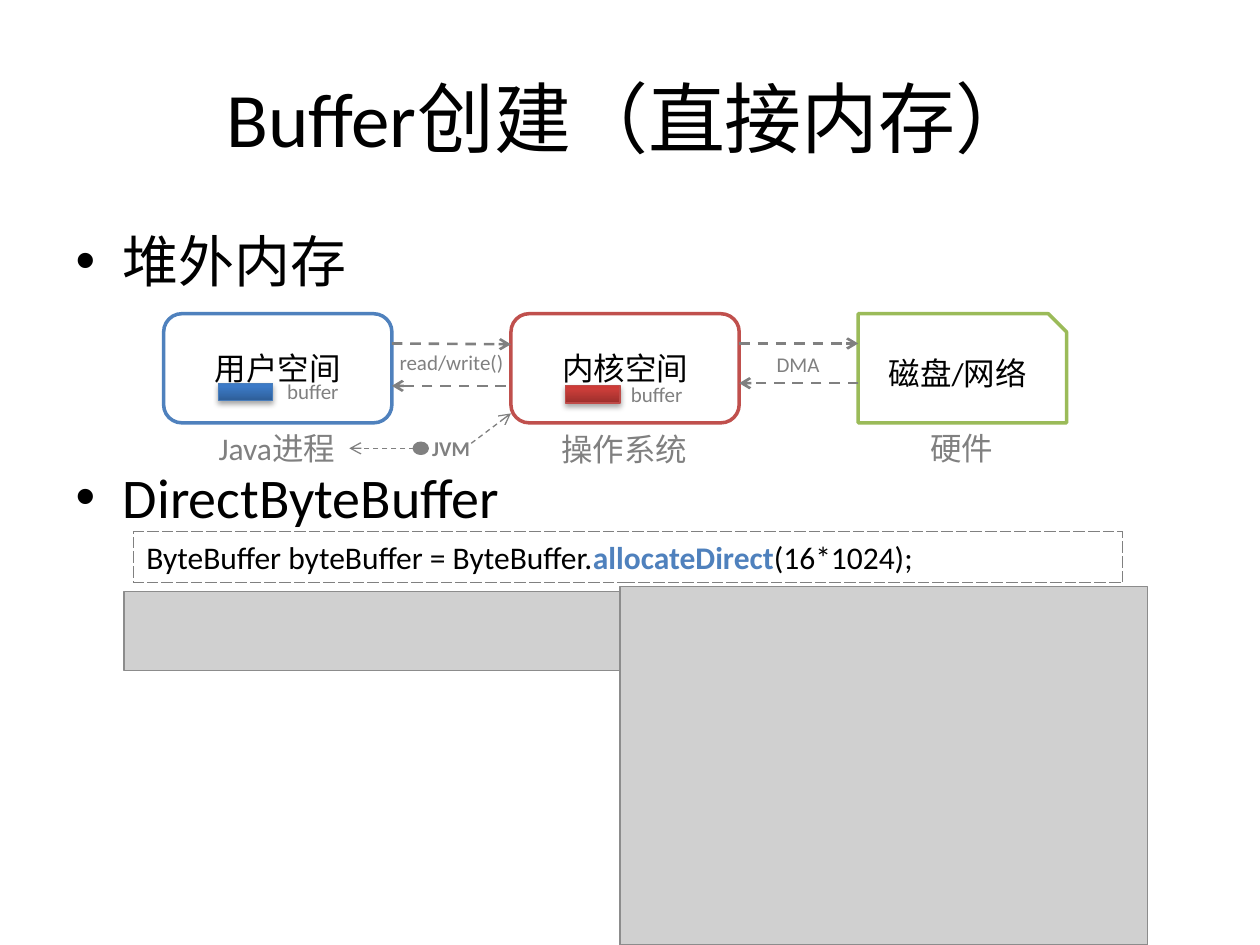
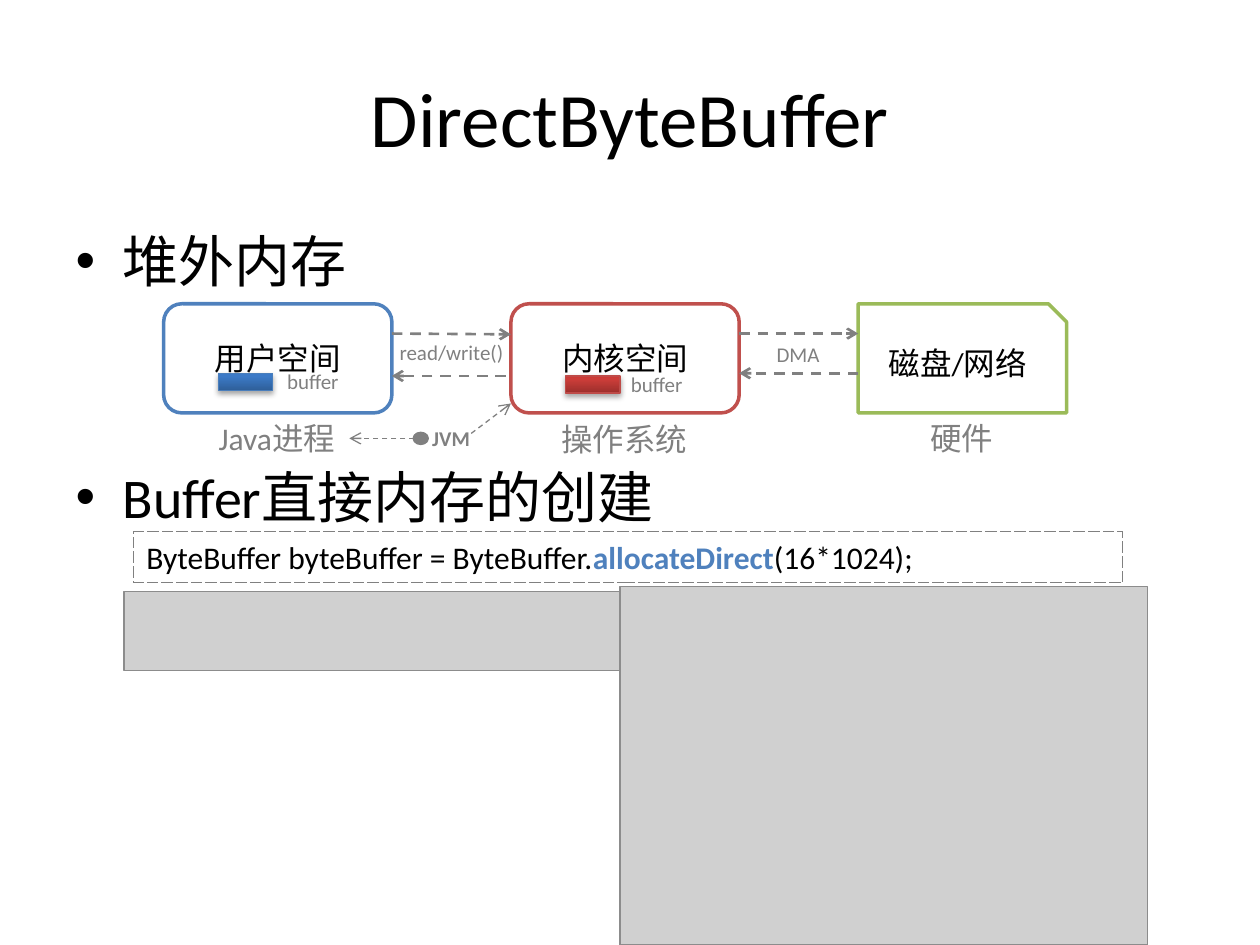
Before and after one commit to guhanjie/Knowledge-sharing, a slide deck: slide 17 of 扒一扒Java IO那些事儿.pptx. Drawn at 1260x945 pixels with LibreOffice and Linux fonts; fonts in the diff are those of the drawing; grey boxes stand for pictures. Boxes give left, top, right and bottom in pixels: in the first picture for what was removed or moved away, otherwise in the second. Text is boxed around its words. In the diff, an @@ line names an element or a change of style, - is before the commit and + after.

```diff
--- a/扒一扒Java IO那些事儿.pptx
+++ b/扒一扒Java IO那些事儿.pptx
@@ title at box(371, 93, 888, 160): text changed @@
-Buffer创建（直接内存）
+DirectByteBuffer
@@ 8 texts, 6 arrows, 2 rounded rectangles, 2 rectangles, 1 snip rect, 1 ellipse: place and size @@
-8 texts, 6 arrows, 2 rounded rectangles, 2 rectangles, 1 snip rect, 1 ellipse at box(164, 314, 1066, 464)
+8 texts, 6 arrows, 2 rounded rectangles, 2 rectangles, 1 snip rect, 1 ellipse at box(164, 304, 1066, 454)
@@ text at box(123, 471, 654, 523): text changed @@
-• DirectByteBuffer
+• Buffer直接内存的创建
```
Also in this commit, not shown: 7 other slides changed, 4 slides added, 2 slides removed.
